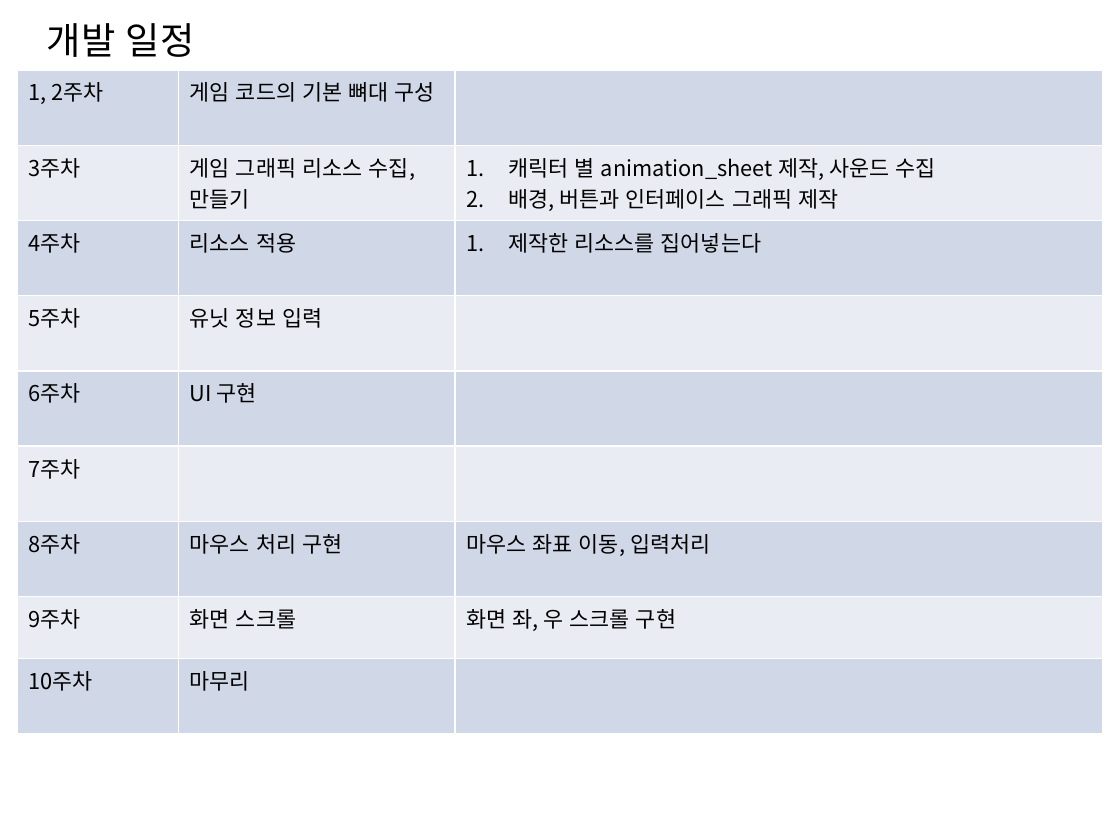
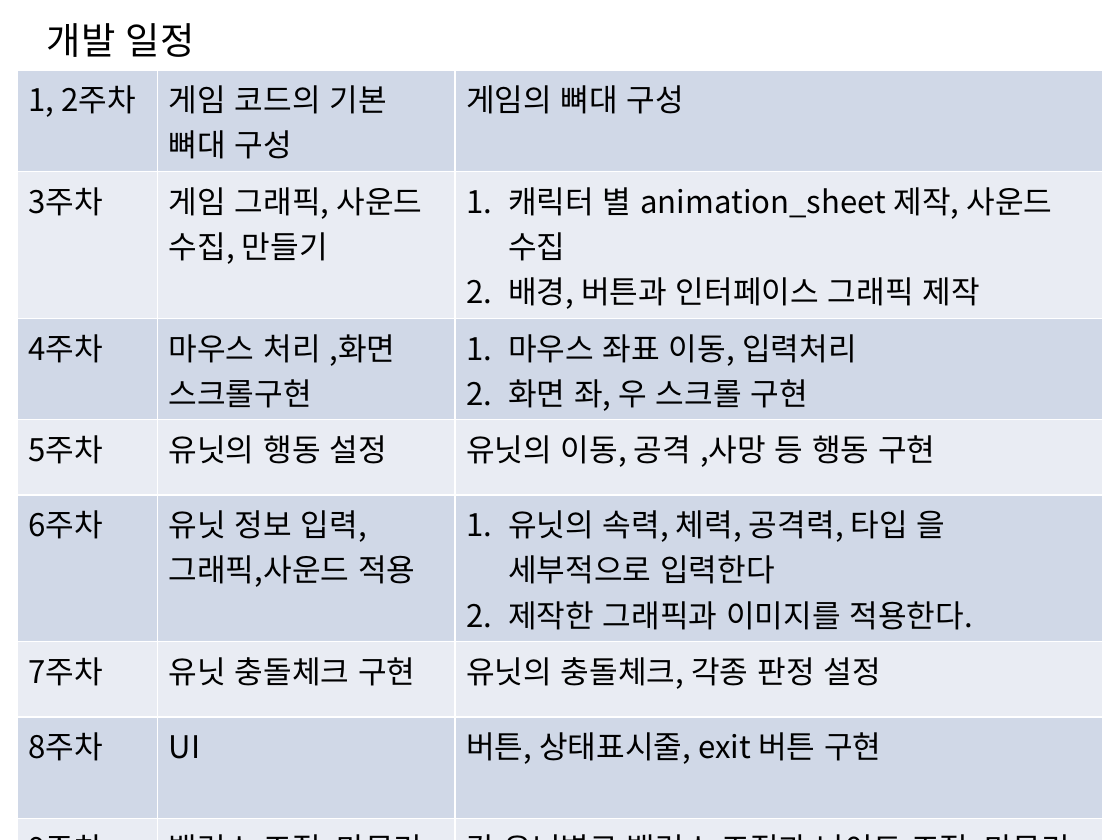
Before and after one commit to hitmontop/2DGP, a slide deck: slide 8 of 2016182039_정지우_2DGP_1차발표.pptm. Drawn at 1120x840 pixels with LibreOffice and Linux fonts; fonts in the diff are those of the drawing. Boxes give left, top, right and bottom in pixels: in the first picture for what was removed or moved away, otherwise in the second. Text is boxed around its words. In the diff, an @@ line names an element or a change of style, - is before the commit and + after.

```diff
--- a/2016182039_정지우_2DGP_1차발표.pptm
+++ b/2016182039_정지우_2DGP_1차발표.pptm
@@ table at [18,69,1103,810] @@
-row 1: 1, 2주차 | 게임 코드의 기본 뼈대 구성 | 
-row 2: 3주차 | 게임 그래픽 리소스 수집, 만들기 | 캐릭터 별 animation_sheet 제작, 사운드 수집 / 배경, 버튼과 인터페이스 그래픽 제작
-row 3: 4주차 | 리소스 적용 | 제작한 리소스를 집어넣는다
-row 4: 5주차 | 유닛 정보 입력 | 
-row 5: 6주차 | UI 구현 | 
-row 6: 7주차 |  | 
-row 7: 8주차 | 마우스 처리 구현 | 마우스 좌표 이동, 입력처리
-row 8: 9주차 | 화면 스크롤 | 화면 좌, 우 스크롤 구현
-row 9: 10주차 | 마무리 | 
+row 1: 1, 2주차 | 게임 코드의 기본 뼈대 구성 | 게임의 뼈대 구성
+row 2: 3주차 | 게임 그래픽, 사운드 수집, 만들기 | 캐릭터 별 animation_sheet 제작, 사운드 수집 / 배경, 버튼과 인터페이스 그래픽 제작
+row 3: 4주차 | 마우스 처리 ,화면 스크롤구현 | 마우스 좌표 이동, 입력처리 / 화면 좌, 우 스크롤 구현
+row 4: 5주차 | 유닛의 행동 설정 | 유닛의 이동, 공격 ,사망 등 행동 구현
+row 5: 6주차 | 유닛 정보 입력, 그래픽,사운드 적용 | 유닛의 속력, 체력, 공격력, 타입 을 세부적으로 입력한다 / 제작한 그래픽과 이미지를 적용한다.
+row 6: 7주차 | 유닛 충돌체크 구현 | 유닛의 충돌체크, 각종 판정 설정
+row 7: 8주차 | UI | 버튼, 상태표시줄, exit 버튼 구현
+row 8: 9주차 | 밸런스 조절, 마무리 | 각 유닛별로 밸런스 조절과 난이도 조절, 마무리
```
Also in this commit, not shown: 2 other slides changed.
